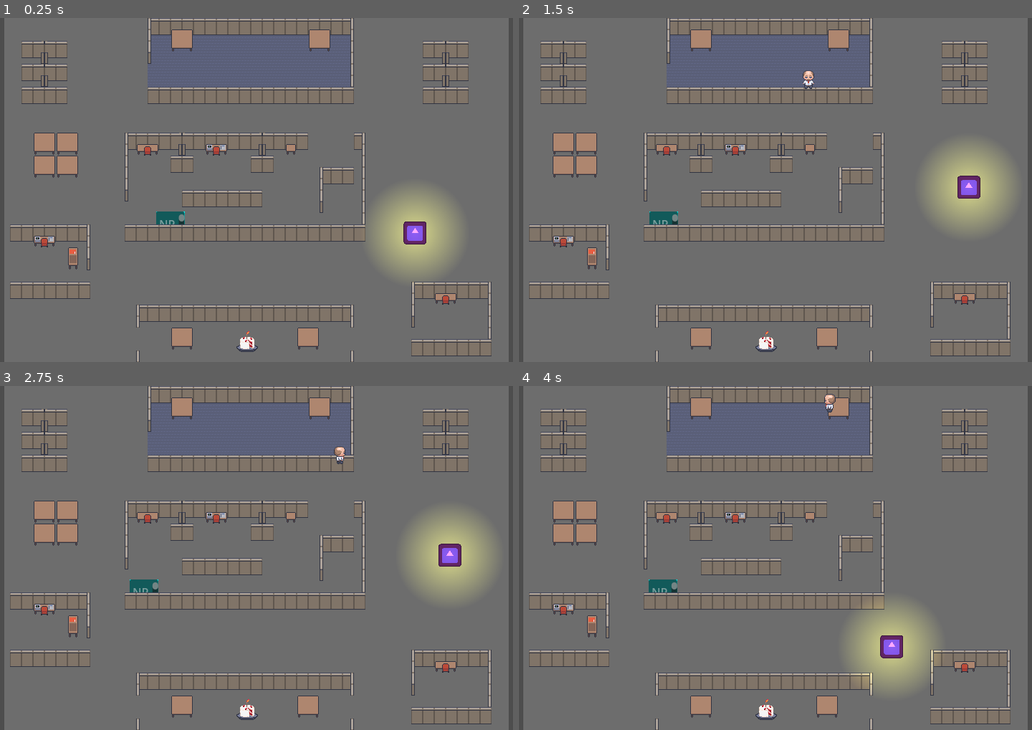
Above: before the commit, frames 1-4 (two rows, left to right).
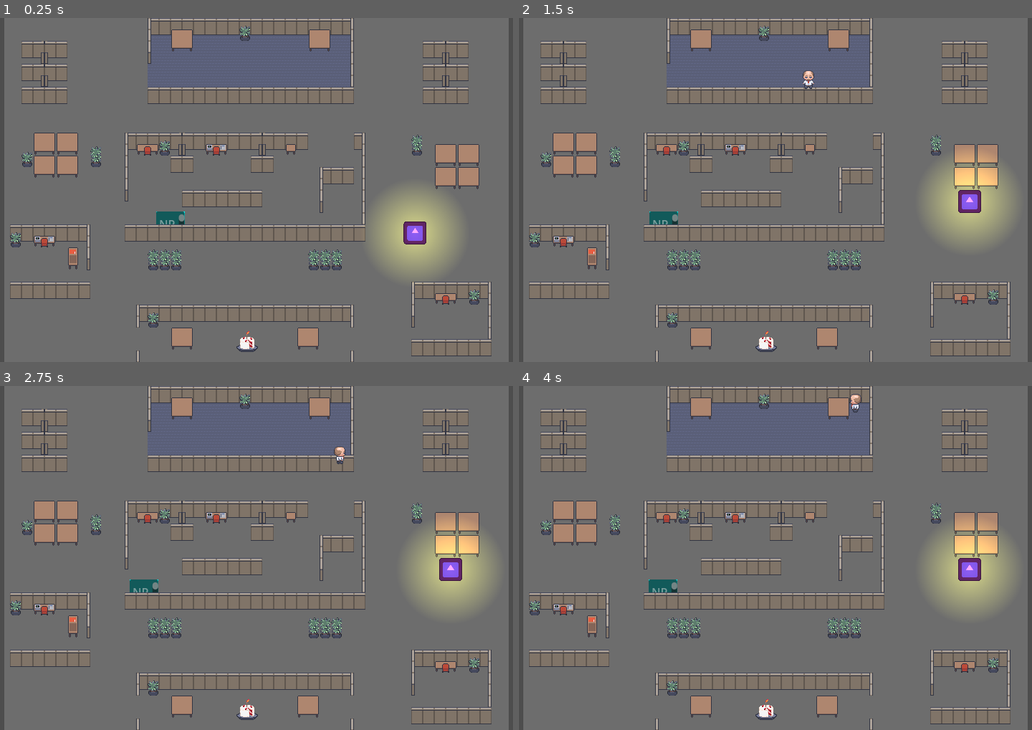
Above: after the commit, the same moments.

Repository: ChrisFlanTheMan/Busy-Work
Game: Godot game, scene res://BasicLevel.tscn
Same seed, same stepped clock (60 frames per second), same inputs: the game is played once before the commit and once after it. The engine's default icon, where the game draws it, is replaced by a stand-in: a white triangle on a blue panel in a dark square.
Inputs:
- Up to frame 1 (0.25 s): no input
- Up to frame 2 (1.5 s): tap Enter at 0.5, 0.6, 1.35 s; hold D 0.53-1.28 s; hold S from 1.28 s (still down)
- Up to frame 3 (2.75 s): tap Space at 2 s; release S at 2.03 s; hold D from 2.03 s (still down); tap Enter at 2.1 s
- Up to frame 4 (4 s): release D at 2.78 s; hold W 2.78-3.53 s; tap Enter at 2.85, 3.6 s; hold A from 3.53 s (still down)

The runs differ from the first frame. In frame 1, 1.8% of the frame differs, in the area x 1-94%, y 2-90%; in frame 2, 2.9%; in frame 3, 2.9%; in frame 4, 7.9%, in the area x 1-97%, y 2-90%.

Commit message:
Add collision to plants and desks

Diff:
--- a/BasicLevel.tscn
+++ b/BasicLevel.tscn
@@ -1,8 +1,10 @@
-[gd_scene load_steps=27 format=3 uid="uid://40fl6sudxlgv"]
+[gd_scene load_steps=31 format=3 uid="uid://40fl6sudxlgv"]
 
 [ext_resource type="Script" path="res://BasicLevel.gd" id="1_1brv6"]
 [ext_resource type="PackedScene" uid="uid://dtll4y64nibr6" path="res://enemy.tscn" id="2_holq4"]
 [ext_resource type="Texture2D" uid="uid://bdn2xyy8gt60p" path="res://assets/Basic floor.png" id="2_ioqxd"]
+[ext_resource type="Texture2D" uid="uid://btvu0rlr7nd25" path="res://assets/Plant Blockage 1 small.png" id="3_i054n"]
+[ext_resource type="Texture2D" uid="uid://b5jnpgy8y4fsk" path="res://assets/Plant Blockage 2 small.png" id="4_huv2h"]
 [ext_resource type="PackedScene" uid="uid://cbuv6ki8mnflh" path="res://cake.tscn" id="4_kedwi"]
 [ext_resource type="Texture2D" uid="uid://bxnoixkfuyw7b" path="res://assets/Cubicles 4.png" id="4_xqcsy"]
 [ext_resource type="PackedScene" uid="uid://bd4lrl3v2q2ey" path="res://npc.tscn" id="5_ql6i5"]
@@ -63,6 +65,28 @@
 7:1/0 = 0
 7:1/0/physics_layer_0/linear_velocity = Vector2(0, 0)
 7:1/0/physics_layer_0/angular_velocity = 0.0
+
+[sub_resource type="TileSetAtlasSource" id="TileSetAtlasSource_lpgs0"]
+texture = ExtResource("3_i054n")
+1:0/0 = 0
+1:0/0/physics_layer_0/linear_velocity = Vector2(0, 0)
+1:0/0/physics_layer_0/angular_velocity = 0.0
+1:0/0/physics_layer_0/polygon_0/points = PackedVector2Array(-8, 1.875, -8, 8, 8, 8, 8, 2.8125)
+1:1/0 = 0
+1:1/0/physics_layer_0/linear_velocity = Vector2(0, 0)
+1:1/0/physics_layer_0/angular_velocity = 0.0
+1:1/0/physics_layer_0/polygon_0/points = PackedVector2Array(-8, -8, -8, 8, 8, 8, 8, -8)
+
+[sub_resource type="TileSetAtlasSource" id="TileSetAtlasSource_ho1x8"]
+texture = ExtResource("4_huv2h")
+1:0/0 = 0
+1:0/0/physics_layer_0/linear_velocity = Vector2(0, 0)
+1:0/0/physics_layer_0/angular_velocity = 0.0
+1:0/0/physics_layer_0/polygon_0/points = PackedVector2Array(-8, -8, -8, 8, 8, 8, 8, -8)
+1:1/0 = 0
+1:1/0/physics_layer_0/linear_velocity = Vector2(0, 0)
+1:1/0/physics_layer_0/angular_velocity = 0.0
+1:1/0/physics_layer_0/polygon_0/points = PackedVector2Array(-8, -8, -8, 8, 8, 8, 8, -8)
 
 [sub_resource type="OccluderPolygon2D" id="OccluderPolygon2D_welg0"]
 polygon = PackedVector2Array(-8, -8, 8, -8, 8, 8, -8, 8)
@@ -193,33 +217,43 @@
 0:0/0 = 0
 0:0/0/physics_layer_0/linear_velocity = Vector2(0, 0)
 0:0/0/physics_layer_0/angular_velocity = 0.0
+0:0/0/physics_layer_0/polygon_0/points = PackedVector2Array(-8, -8, -8, 8, 8, 8, 8, -8)
 1:0/0 = 0
 1:0/0/physics_layer_0/linear_velocity = Vector2(0, 0)
 1:0/0/physics_layer_0/angular_velocity = 0.0
+1:0/0/physics_layer_0/polygon_0/points = PackedVector2Array(-8, -8, -8, 8, 8, 8, 8, -8)
 2:0/0 = 0
 2:0/0/physics_layer_0/linear_velocity = Vector2(0, 0)
 2:0/0/physics_layer_0/angular_velocity = 0.0
+2:0/0/physics_layer_0/polygon_0/points = PackedVector2Array(-8, -8, -8, 8, 8, 8, 8, -8)
 3:0/0 = 0
 3:0/0/physics_layer_0/linear_velocity = Vector2(0, 0)
 3:0/0/physics_layer_0/angular_velocity = 0.0
+3:0/0/physics_layer_0/polygon_0/points = PackedVector2Array(-8, -8, -8, 8, 8, 8, 8, -8)
 4:0/0 = 0
 4:0/0/physics_layer_0/linear_velocity = Vector2(0, 0)
 4:0/0/physics_layer_0/angular_velocity = 0.0
+4:0/0/physics_layer_0/polygon_0/points = PackedVector2Array(-8, -8, -8, 8, 8, 8, 8, -8)
 5:0/0 = 0
 5:0/0/physics_layer_0/linear_velocity = Vector2(0, 0)
 5:0/0/physics_layer_0/angular_velocity = 0.0
+5:0/0/physics_layer_0/polygon_0/points = PackedVector2Array(-8, -8, -8, 8, 8, 8, 8, -8)
 6:0/0 = 0
 6:0/0/physics_layer_0/linear_velocity = Vector2(0, 0)
 6:0/0/physics_layer_0/angular_velocity = 0.0
+6:0/0/physics_layer_0/polygon_0/points = PackedVector2Array(-8, -8, -8, 8, 8, 8, 8, -8)
 7:0/0 = 0
 7:0/0/physics_layer_0/linear_velocity = Vector2(0, 0)
 7:0/0/physics_layer_0/angular_velocity = 0.0
+7:0/0/physics_layer_0/polygon_0/points = PackedVector2Array(-8, -8, -8, 8, 8, 8, 8, -8)
 0:1/0 = 0
 0:1/0/physics_layer_0/linear_velocity = Vector2(0, 0)
 0:1/0/physics_layer_0/angular_velocity = 0.0
+0:1/0/physics_layer_0/polygon_0/points = PackedVector2Array(-8, -8, -8, 8, 8, 8, 8, -8)
 1:1/0 = 0
 1:1/0/physics_layer_0/linear_velocity = Vector2(0, 0)
 1:1/0/physics_layer_0/angular_velocity = 0.0
+1:1/0/physics_layer_0/polygon_0/points = PackedVector2Array(-8, -8, -8, 8, 8, 8, 8, -8)
 2:1/0 = 0
 2:1/0/physics_layer_0/linear_velocity = Vector2(0, 0)
 2:1/0/physics_layer_0/angular_velocity = 0.0
@@ -229,15 +263,18 @@
 4:1/0 = 0
 4:1/0/physics_layer_0/linear_velocity = Vector2(0, 0)
 4:1/0/physics_layer_0/angular_velocity = 0.0
+4:1/0/physics_layer_0/polygon_0/points = PackedVector2Array(-8, -8, -8, 8, 8, 8, 8, -8)
 5:1/0 = 0
 5:1/0/physics_layer_0/linear_velocity = Vector2(0, 0)
 5:1/0/physics_layer_0/angular_velocity = 0.0
+5:1/0/physics_layer_0/polygon_0/points = PackedVector2Array(-8, -8, -8, 8, 8, 8, 8, -8)
 6:1/0 = 0
 6:1/0/physics_layer_0/linear_velocity = Vector2(0, 0)
 6:1/0/physics_layer_0/angular_velocity = 0.0
 7:1/0 = 0
 7:1/0/physics_layer_0/linear_velocity = Vector2(0, 0)
 7:1/0/physics_layer_0/angular_velocity = 0.0
+7:1/0/physics_layer_0/polygon_0/points = PackedVector2Array(-8, -8, -8, 8, 8, 8, 8, -8)
 
 [sub_resource type="TileSet" id="TileSet_vjnu6"]
 occlusion_layer_0/light_mask = 1
@@ -246,6 +283,8 @@
 sources/2 = SubResource("TileSetAtlasSource_ketjg")
 sources/3 = SubResource("TileSetAtlasSource_0dagr")
 sources/1 = SubResource("TileSetAtlasSource_qywtn")
+sources/10 = SubResource("TileSetAtlasSource_lpgs0")
+sources/11 = SubResource("TileSetAtlasSource_ho1x8")
 
 [node name="BasicLevel" type="Node2D"]
 y_sort_enabled = true
@@ -291,7 +330,7 @@
 layer_3/y_sort_enabled = false
 layer_3/y_sort_origin = 0
 layer_3/z_index = 2
-layer_3/tile_data = PackedInt32Array(720908, 3, 0, 720909, 6 …(745 unchanged characters)… , 1, 65552, 327683, 0, 131088, 327683, 1)
+layer_3/tile_data = PackedInt32Array(720908, 3, 0, 720909, 6 …(745 unchanged characters)… , 1, 65552, 327683, 0, 131088, 327683, 1, 655374, 65546, 0, 720910, 65546, 1, 21, 65546, 0, 65557, 65546, 1, 720898, 65546, 0, 786434, 65546, 1, 1507369, 65546, 0, 1572905, 65546, 1, 1638413, 65546, 0, 1703949, 65546, 1, 1179649, 65546, 0, 1245185, 65546, 1, 720904, 65547, 0, 786440, 65547, 1, 1310733, 65547, 0, 1376269, 65547, 1, 1310734, 65547, 0, 1376270, 65547, 1, 1310735, 65547, 0, 1376271, 65547, 1, 1310747, 65547, 0, 1376283, 65547, 1, 1310748, 65547, 0, 1376284, 65547, 1, 1310749, 65547, 0, 1376285, 65547, 1, 655396, 65547, 0, 720932, 65547, 1, 720934, 262147, 0, 786470, 262147, 1, 720935, 327683, 0, 786471, 327683, 1, 720936, 262147, 0, 786472, 262147, 1, 720937, 327683, 0, 786473, 327683, 1, 852006, 262147, 0, 917542, 262147, 1, 852007, 327683, 0, 917543, 327683, 1, 852008, 262147, 0, 917544, 262147, 1, 852009, 327683, 0, 917545, 327683, 1)
 
 [node name="SpawnPoint" type="Marker2D" parent="."]
 position = Vector2(331, 66)
--- a/player.tscn
+++ b/player.tscn
@@ -57,18 +57,6 @@
 "transitions": PackedFloat32Array(1),
 "update": 1,
 "values": [ExtResource("2_bwvvr")]
-}
-tracks/4/type = "value"
-tracks/4/imported = false
-tracks/4/enabled = true
-tracks/4/path = NodePath("")
-tracks/4/interp = 1
-tracks/4/loop_wrap = true
-tracks/4/keys = {
-"times": PackedFloat32Array(),
-"transitions": PackedFloat32Array(),
-"update": 0,
-"values": []
 }
 
 [sub_resource type="Animation" id="Animation_nbuf2"]
Binary file added: assets/Plant Blockage 1 small.png
Not shown, added: assets/Plant Blockage 1 small.png.import
Binary file added: assets/Plant Blockage 2 small.png
Not shown, added: assets/Plant Blockage 2 small.png.import
